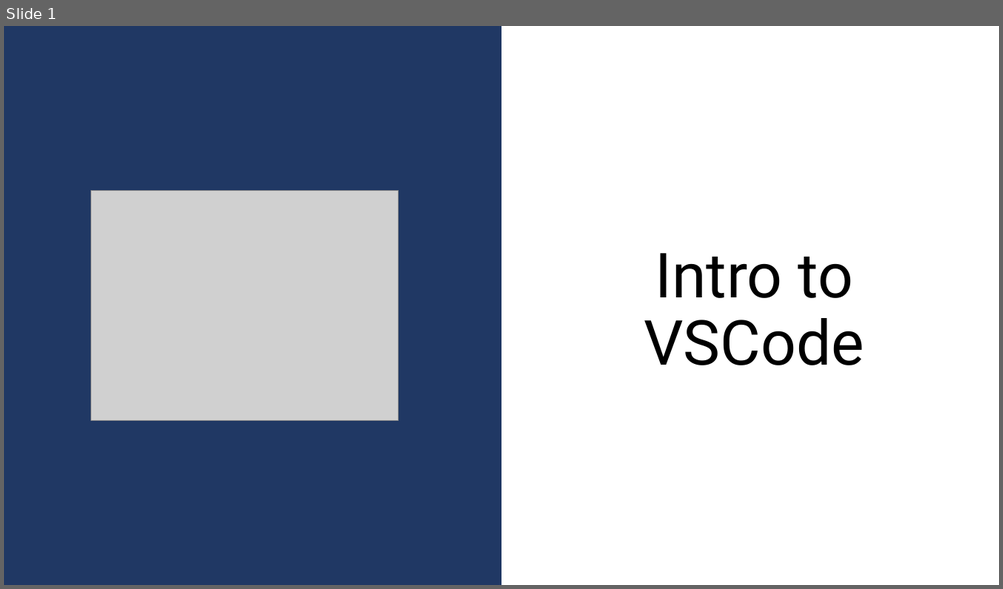
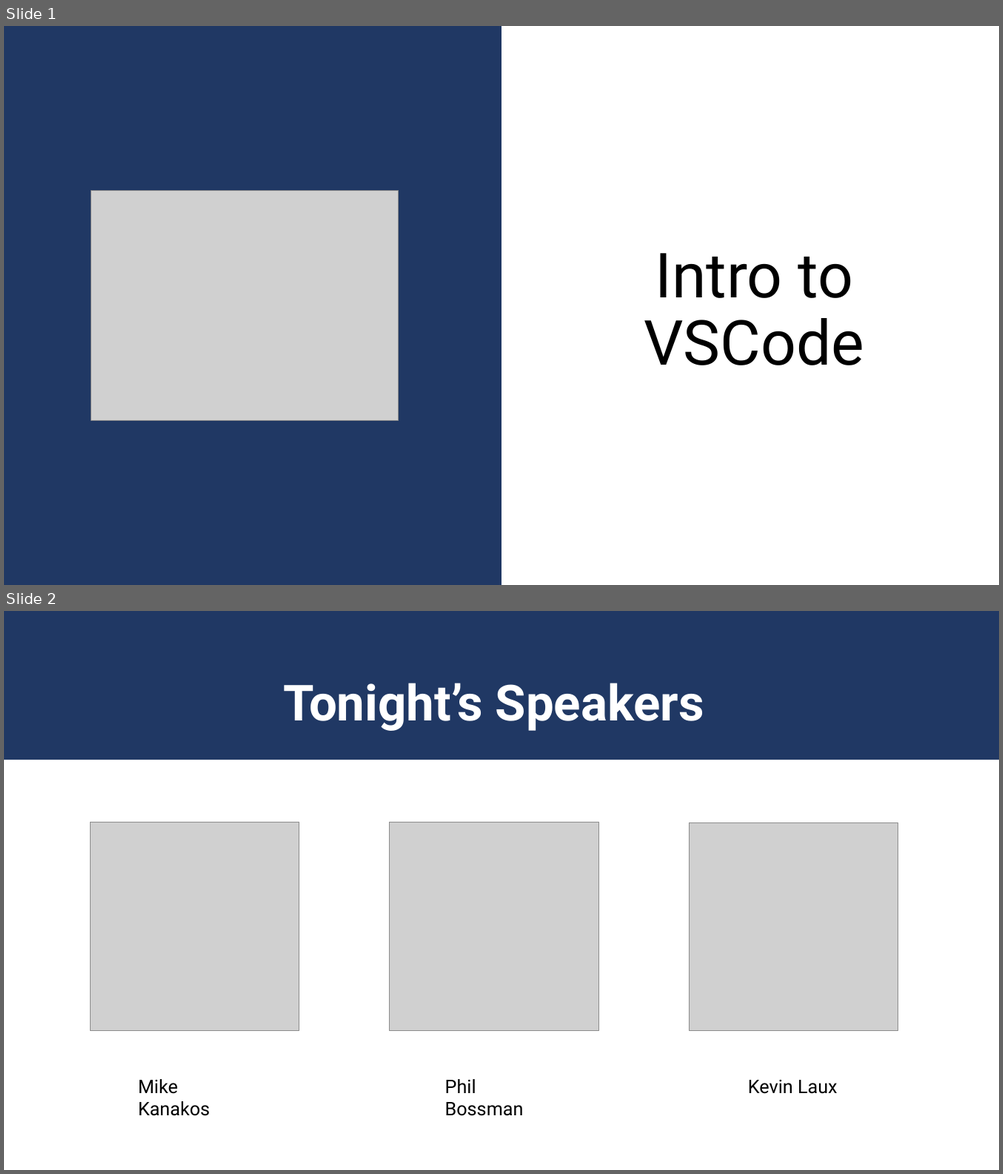
Before and after one commit to compwiz32/Presentations, a slide deck: 2020-01 Greensboro PSUG - Intro to VSCode/Intro to VSCode.pptx. Shown one above the other, each under a label of ours: slide 1 before the commit, slides 1 and 2 after it. The pictures are 1003x589 and 1003x1174 pixels, drawn with LibreOffice and Linux fonts; fonts in the diff are those of the drawing; grey boxes stand for pictures. Boxes give left, top, right and bottom in pixels: in the first picture for what was removed or moved away, otherwise in the second. Text is boxed around its words. In the diff, an @@ line names an element or a change of style, - is before the commit and + after.

```diff
--- a/2020-01 Greensboro PSUG - Intro to VSCode/Intro to VSCode.pptx
+++ b/2020-01 Greensboro PSUG - Intro to VSCode/Intro to VSCode.pptx
@@ slide 2 added at box(4, 611, 999, 1170), background #FFFFFF @@
@@ rectangle added at box(4, 611, 999, 760), fill #203864 @@
@@ text added at box(283, 683, 704, 731), 48 pt, text #FFFFFF, bold @@
+Tonight’s Speakers
@@ picture added at box(91, 822, 299, 1031) @@
@@ picture added at box(389, 822, 598, 1031) @@
@@ picture added at box(689, 823, 897, 1031) @@
@@ text added at box(138, 1079, 210, 1116), 18 pt, text #000000 @@
+Mike Kanakos
@@ text added at box(445, 1079, 523, 1116), 18 pt, text #000000 @@
+Phil Bossman
@@ text added at box(748, 1080, 837, 1094), 18 pt, text #000000 @@
+Kevin Laux
```
Also in this commit, not shown: 1 slide removed, 4 other files.
